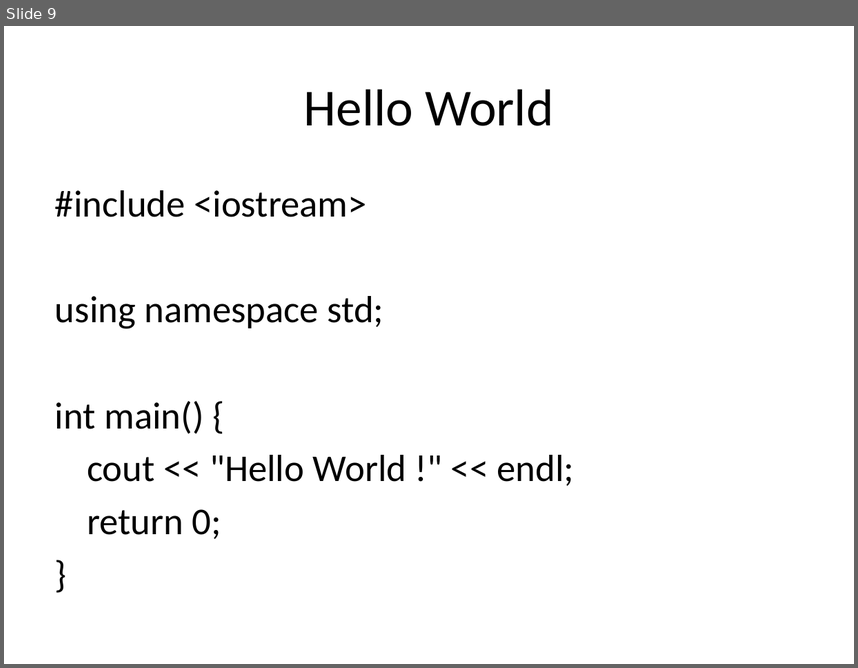
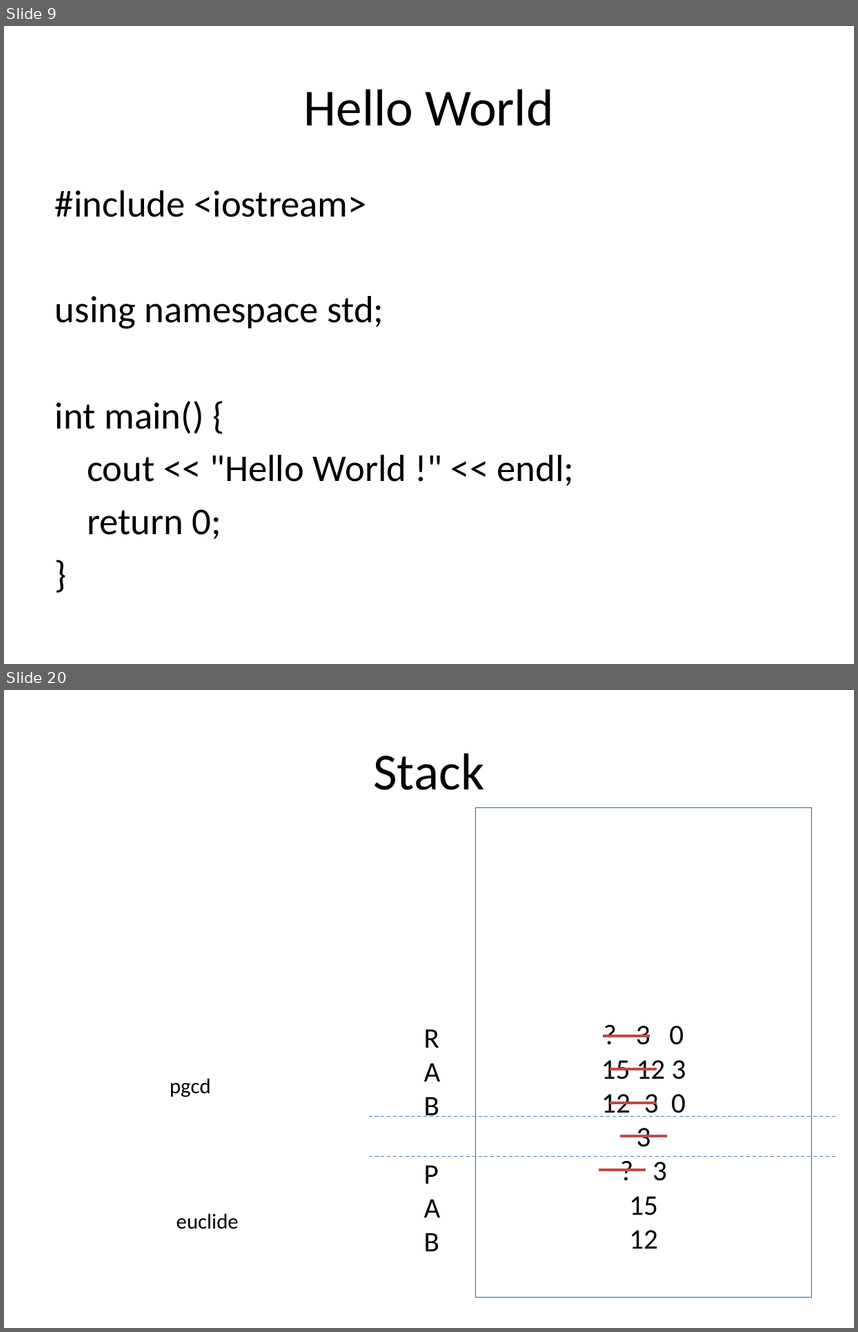
Before and after one commit to matthcol/CPP2019_07, a slide deck: CPP.pptx. Shown one above the other, each under a label of ours: slide 9 before the commit, slides 9 and 20 after it; the slides between them are not shown. The pictures are 858x668 and 858x1332 pixels, drawn with LibreOffice and Linux fonts; fonts in the diff are those of the drawing. Boxes give left, top, right and bottom in pixels: in the first picture for what was removed or moved away, otherwise in the second. Text is boxed around its words. In the diff, an @@ line names an element or a change of style, - is before the commit and + after.

```diff
--- a/CPP.pptx
+++ b/CPP.pptx
@@ slide 20 added at (4, 690, 854, 1328), background #FFFFFF @@
@@ title added at (373, 753, 484, 790), 44 pt, text #000000 @@
+Stack
@@ rectangle added at (476, 808, 811, 1298), outline #0070C0 0.75 pt, 24 pt, text #000000 @@
+? 3 0
+15 12 3
+12 3 0
+3
+? 3
+15
+12
@@ text added at (424, 1029, 441, 1251), 24 pt, text #000000 @@
+R
+A
+B
+P
+A
+B
@@ line added from (604, 1035) to (650, 1035), #BF4C48 2.25 pt @@
@@ text added at (170, 1078, 211, 1097), 18 pt, text #000000 @@
+pgcd
@@ line added from (610, 1069) to (657, 1069), #BF4C48 2.25 pt @@
@@ line added from (610, 1103) to (657, 1103), #BF4C48 2.25 pt @@
@@ line added from (369, 1116) to (837, 1116), #4B7EBC 0.75 pt dashed @@
@@ line added from (620, 1136) to (667, 1136), #BF4C48 2.25 pt @@
@@ line added from (369, 1156) to (837, 1156), #4B7EBC 0.75 pt dashed @@
@@ line added from (598, 1170) to (646, 1170), #BF4C48 2.25 pt @@
@@ text added at (176, 1213, 239, 1229), 18 pt, text #000000 @@
+euclide
```
Also in this commit, not shown: 1 slide changed, 11 other slides added.
